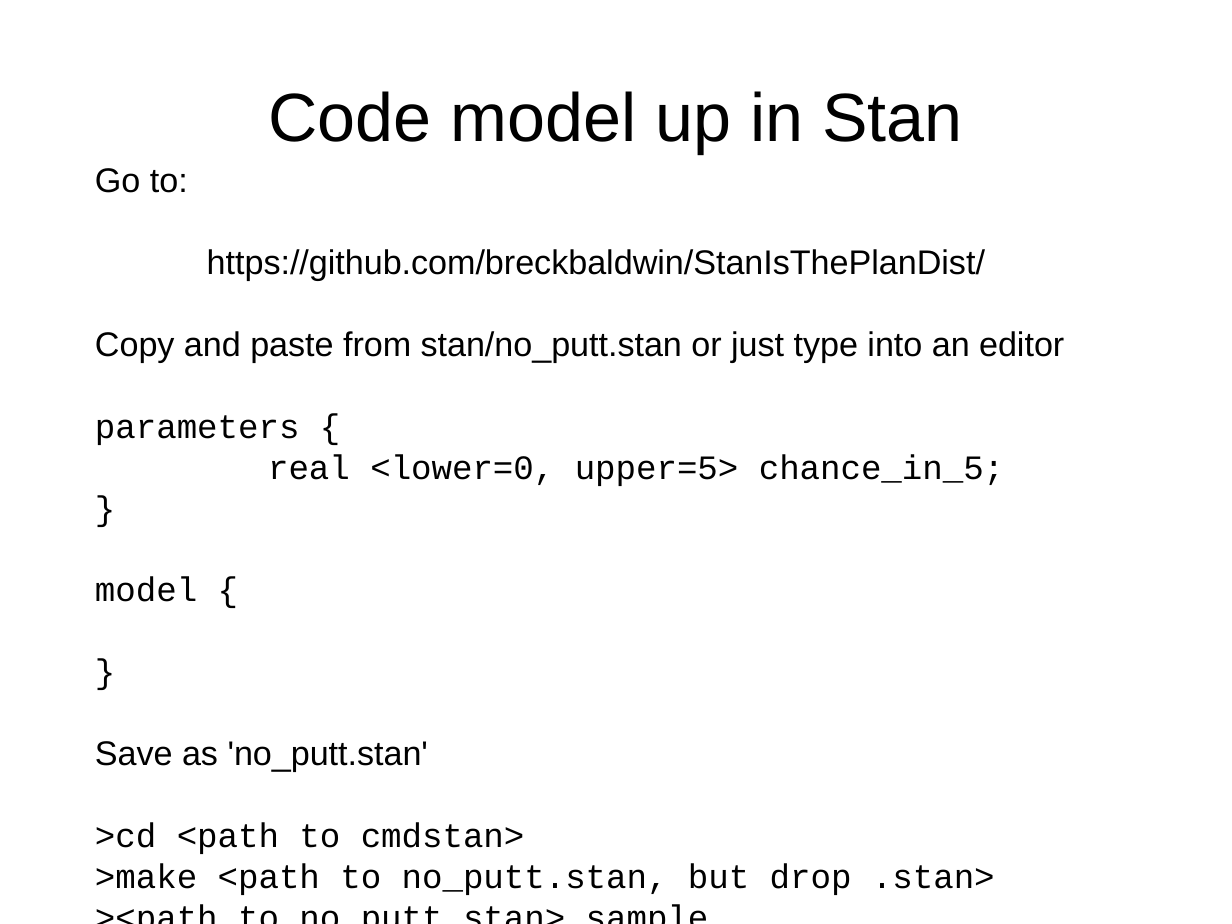
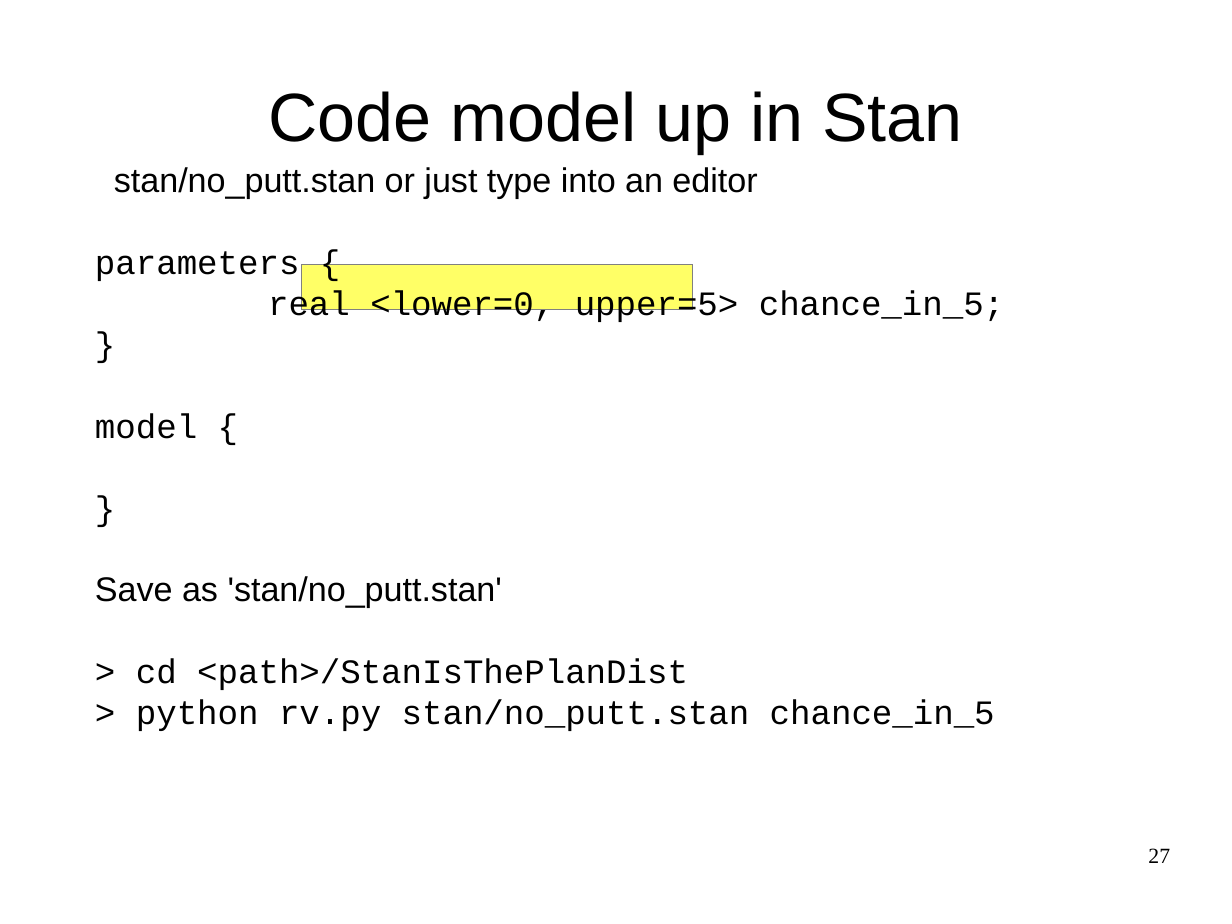
Before and after one commit to breckbaldwin/StanIsThePlanDist, a slide deck: slide 27 of slides/StanIsThePlanPyData.odp (slide 10 before the commit). Drawn at 1232x924 pixels with LibreOffice and Linux fonts; fonts in the diff are those of the drawing. Boxes give left, top, right and bottom in pixels: in the first picture for what was removed or moved away, otherwise in the second. Text is boxed around its words. In the diff, an @@ line names an element or a change of style, - is before the commit and + after.

```diff
--- a/slides/StanIsThePlanPyData.odp
+++ b/slides/StanIsThePlanPyData.odp
@@ text at (114,167,757,198): text changed @@
-Go to:
-https://github.com/breckbaldwin/StanIsThePlanDist/
-Copy and paste from stan/no_putt.stan or just type into an editor
+stan/no_putt.stan or just type into an editor
@@ rectangle added at (302,265,693,310), fill #FFFF66, outline #808080 0 pt @@
@@ text at (95,576,995,731): text changed @@
-Save as 'no_putt.stan'
->cd <path to cmdstan>
->make <path to no_putt.stan, but drop .stan>
-><path to no_putt.stan> sample
+Save as 'stan/no_putt.stan'
+> cd <path>/StanIsThePlanDist
+> python rv.py stan/no_putt.stan chance_in_5
@@ page number added at (1148,848,1170,863), 14 pt, text #000000 @@
+27
```
Also in this commit, not shown: 32 other slides changed, 21 slides added, 12 slides removed.
